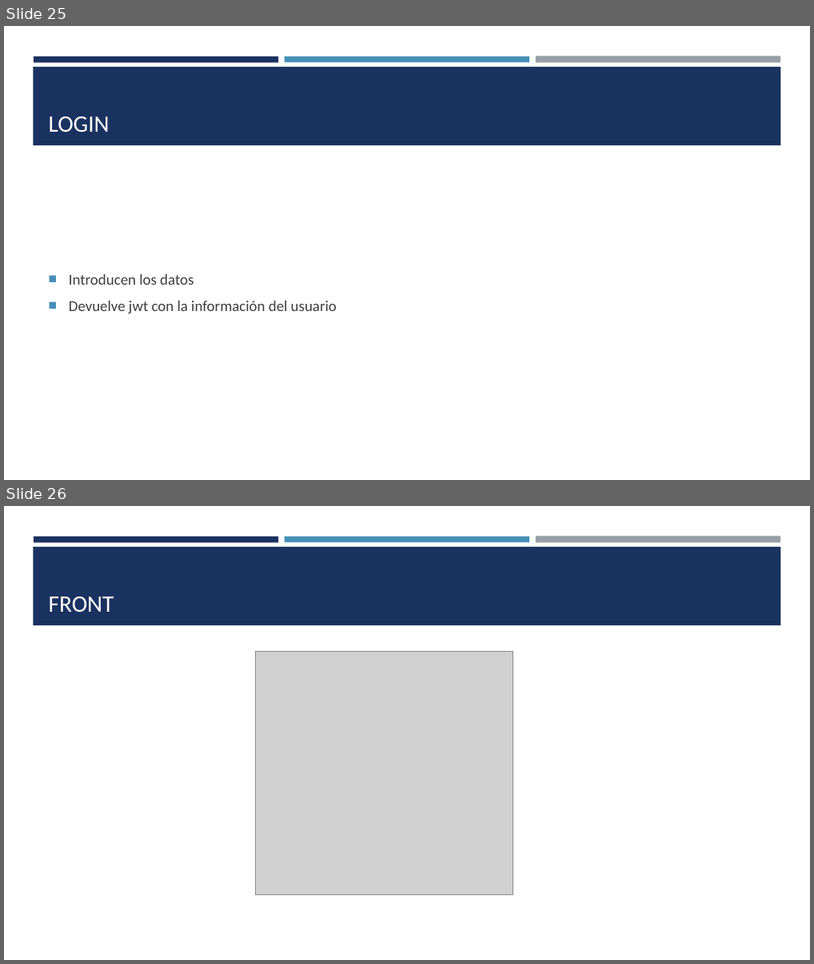
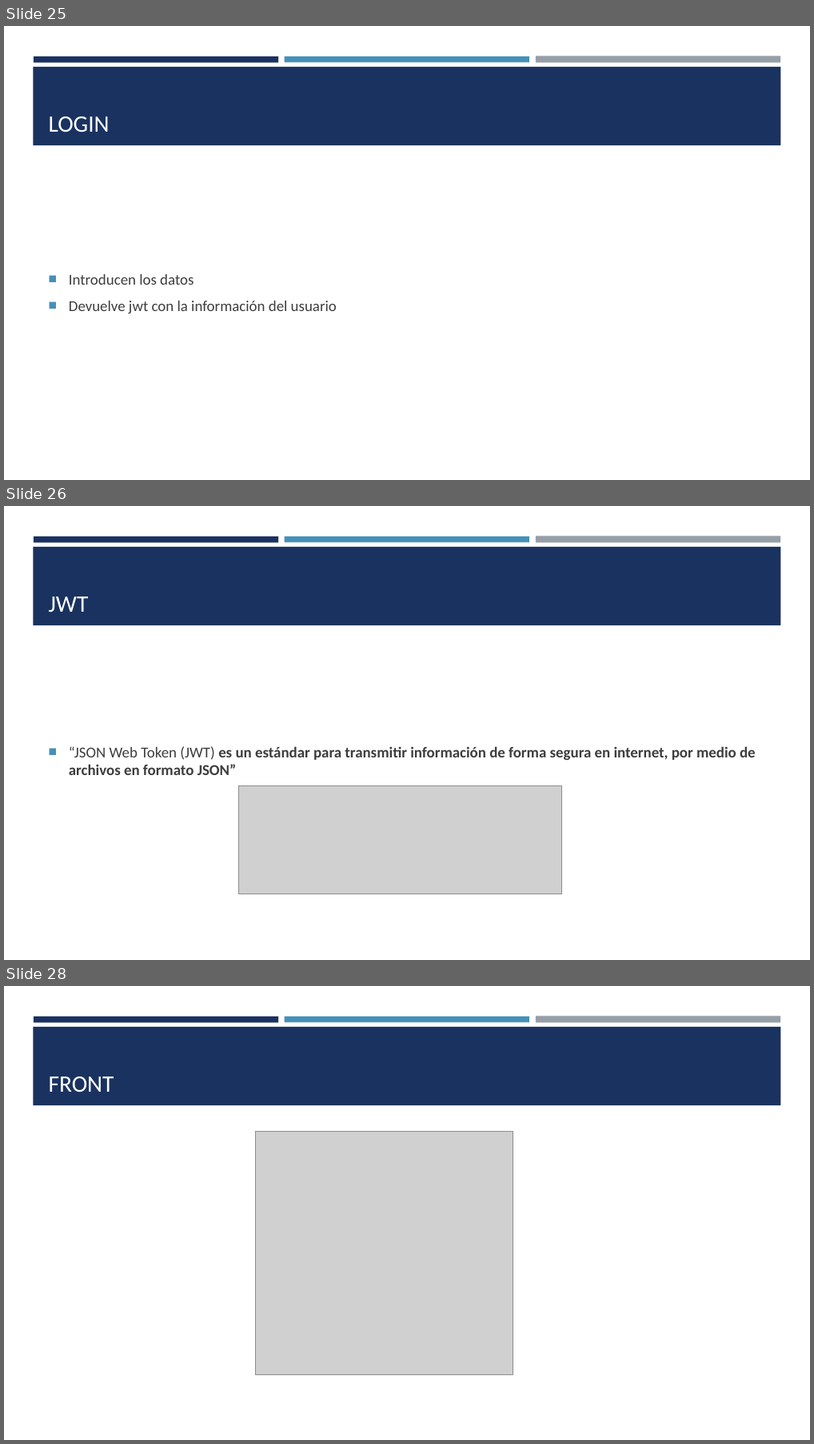
Before and after one commit to xBaank/MadridTransporte, a slide deck: docs/Presentacion TFG.pptx. Shown one above the other, each under a label of ours: slides 25 and 26 before the commit, slides 25, 26 and 28 after it; the slides between them are not shown. The pictures are 814x964 and 814x1444 pixels, drawn with LibreOffice and Linux fonts; fonts in the diff are those of the drawing; grey boxes stand for pictures. Boxes give left, top, right and bottom in pixels: in the first picture for what was removed or moved away, otherwise in the second. Text is boxed around its words. In the diff, an @@ line names an element or a change of style, - is before the commit and + after.

```diff
--- a/docs/Presentacion TFG.pptx
+++ b/docs/Presentacion TFG.pptx
@@ slide 26 added at [4, 506, 810, 960], background #FFFFFF; not listed: 4 template elements that a slide beside it also shows @@
@@ title added at [49, 596, 89, 612], 28 pt, text #FFFFFF @@
+JWT
@@ text added at [69, 746, 756, 775], 18 pt, text #3D3D3D, bold @@
+■ “JSON Web Token (JWT) es un estándar para transmitir información de forma segura en internet, por medio de archivos en formato JSON”
@@ picture added at [239, 786, 562, 894] @@
@@ what was slide 26 is now slide 28 @@
```
Also in this commit, not shown: 1 slide changed, 4 other slides added, 1 other file.
